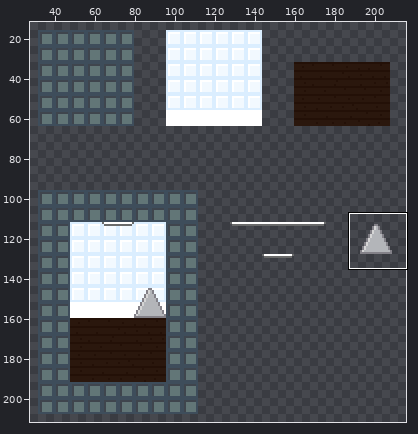
One commit to this pixel-art file: Assets/Sprites/Level/LevelTilemap.ase. The picture above shows the old version from afar; the outline marks the close-up.
Close-up. Old version:
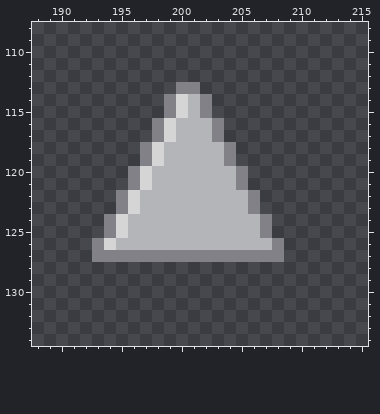
224x224 pixels, 1 frame. Shown: x 188..215, y 108..134. The wide view leaves out empty margins.
The result:
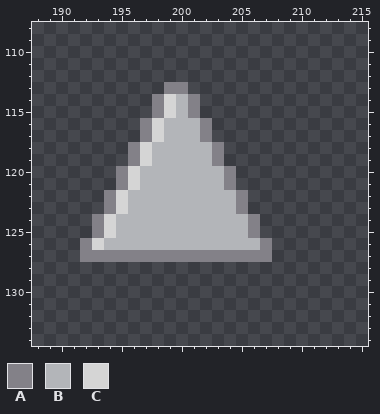
Palette (. is transparent): A #838188  B #b3b5b9  C #d5d5d5
What changed:
{"y":113,"x":199,"old":".","new":"A"}
{"y":113,"x":201,"old":"A","new":"."}
{"y":114,"x":198,"old":".ACBA","new":"ACBA."}
{"y":115,"x":198,"old":".ACBA","new":"ACBA."}
{"y":116,"x":197,"old":".AC","new":"ACB"}
{"y":116,"x":202,"old":"BA","new":"A."}
{"y":117,"x":197,"old":".AC","new":"ACB"}
{"y":117,"x":202,"old":"BA","new":"A."}
{"y":118,"x":196,"old":".AC","new":"ACB"}
{"y":118,"x":203,"old":"BA","new":"A."}
{"y":119,"x":196,"old":".AC","new":"ACB"}
{"y":119,"x":203,"old":"BA","new":"A."}
{"y":120,"x":195,"old":".AC","new":"ACB"}
{"y":120,"x":204,"old":"BA","new":"A."}
{"y":121,"x":195,"old":".AC","new":"ACB"}
{"y":121,"x":204,"old":"BA","new":"A."}
{"y":122,"x":194,"old":".AC","new":"ACB"}
{"y":122,"x":205,"old":"BA","new":"A."}
{"y":123,"x":194,"old":".AC","new":"ACB"}
{"y":123,"x":205,"old":"BA","new":"A."}
{"y":124,"x":193,"old":".AC","new":"ACB"}
{"y":124,"x":206,"old":"BA","new":"A."}
{"y":125,"x":193,"old":".AC","new":"ACB"}
{"y":125,"x":206,"old":"BA","new":"A."}
{"y":126,"x":192,"old":".AC","new":"ACB"}
{"y":126,"x":207,"old":"BA","new":"A."}
{"y":127,"x":192,"old":".","new":"A"}
{"y":127,"x":208,"old":"A","new":"."}
{"label":"changed","picture_box":[80,82,284,262]}
